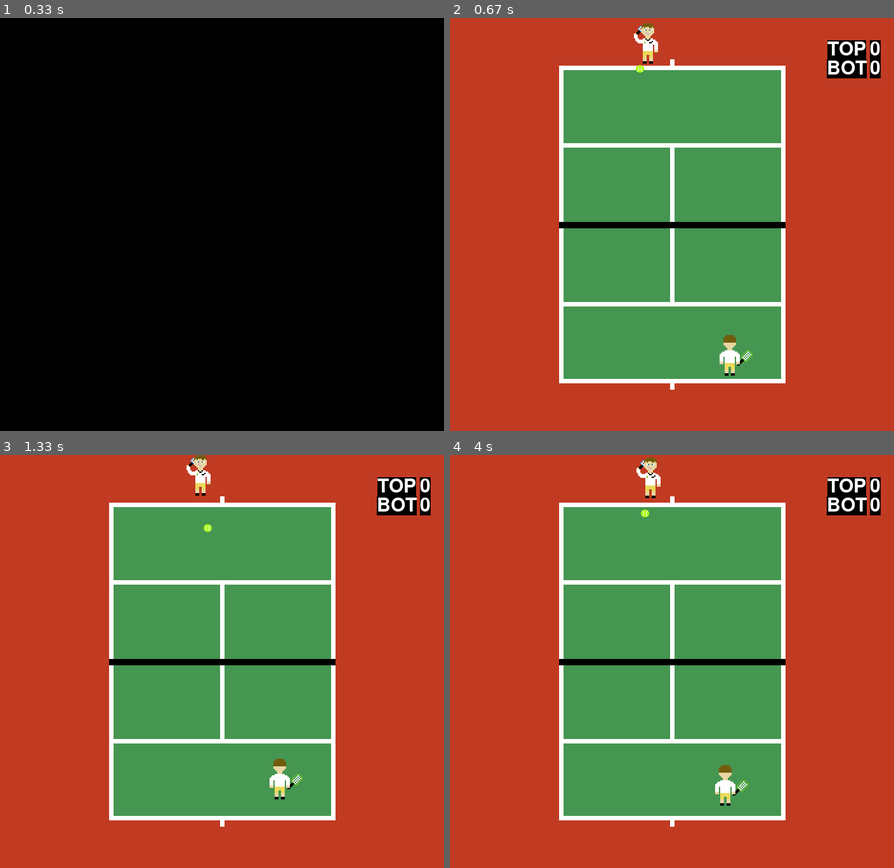
Above: before the commit, frames 1-4 (two rows, left to right).
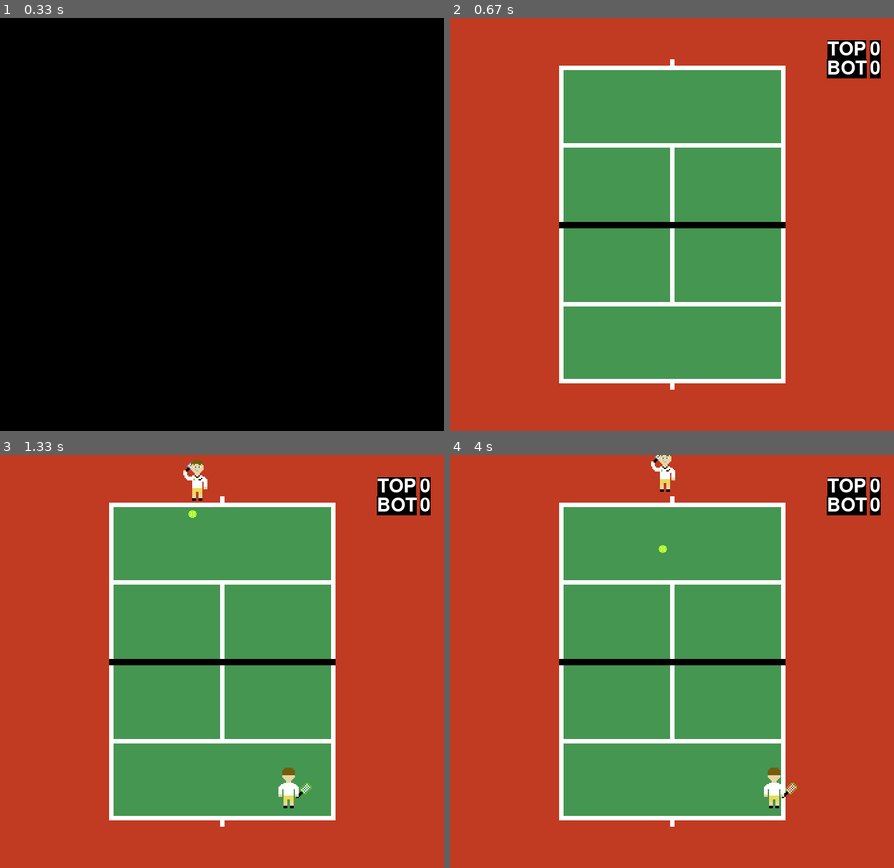
Above: after the commit, the same moments.

Repository: rafaelmcandeias/AASMA
Game: pygame game, started from Tennis_Game/tennis.py
Same seed, same stepped clock (60 frames per second), same inputs: the game is played once before the commit and once after it.
Inputs:
- Up to frame 1 (0.33 s): no input
- Up to frame 2 (0.67 s): tap Right Shift at 0.33 s
- Up to frame 3 (1.33 s): no input
- Up to frame 4 (4 s): tap Esc at 3.42 s

Frame 1 is identical in both runs. In frame 2, 0.6% of the frame differs, in the area x 41-69%, y 1-87%; in frame 3, 0.9%; in frame 4, 1.2%, in the area x 42-79%, y 0-86%.

Commit message:
points are correct

Diff:
--- a/Tennis_Game/Agents.txt
+++ b/Tennis_Game/Agents.txt
@@ -1,17 +1,18 @@
+# 0 < Energy <= 1
+# 4.75 < Force <
 # Name Speed Force Energy Mode
-# 0 < Energy <= 1
-Random_S_W_W 7 4 0.3 random
-Random_W_S_W 4 7 0.3 random
-Random_W_W_S 4 4 1 random
+Random_S_W_W 7 4.75 0.3 random
+#Random_W_S_W 4 7 0.3 random
+#Random_W_W_S 4 4.75 1 random
 #
-#Beginner_S_W_W 7 3 0.3 beginner
+Beginner_S_W_W 7 4.75 0.3 beginner
 #Beginner_W_S_W 4 7 0.3 beginner
-#Beginner_W_W_S 4 3 1 beginner
+#Beginner_W_W_S 4 4.75 1 beginner
 #
-#Expert_S_W_W 7 3 0.3 expert
+#Expert_S_W_W 7 4.75 0.3 expert
 #Expert_W_S_W 4 7 0.3 expert
-#Expert_W_W_S 4 3 1 expert
+#Expert_W_W_S 4 4.75 1 expert
 #
-#Pro_S_W_W 7 3 0.3 pro
+#Pro_S_W_W 7 4.75 0.3 pro
 #Pro_W_S_W 4 7 0.3 pro
-#Pro_W_W_S 4 3 1 pro
+#Pro_W_W_S 4 4.75 1 pro
--- a/Tennis_Game/env.py
+++ b/Tennis_Game/env.py
@@ -92,8 +92,7 @@
             action = get_movement()[np.random.choice(tuple(get_movement().keys()))]
             bottom_player.update(action)
             print("Bot action", action)
-            # None or POINT or NET
-            return ball.update_position()
+            return None
 
     # Walks to ball x
     if mode == "beginner":
@@ -114,16 +113,16 @@
                     action = 'Stay'
                 print("Bot action", action)
                 bottom_player.update(action)
-                # None or POINT or NET
-                return ball.update_position()
+                # None
+                return None
 
         # Not its turn to hit the ball
         else:
             action = 'Stay'
             print("Bot action", action)
             bottom_player.update(action)
-            # None or POINT or NET
-            return ball.update_position()
+            # None
+            return None
 
     # knows how to play, goes to the ball and knows where he should hit it
     if mode == "expert":
@@ -152,20 +151,19 @@
                     action = 'Stay'
                 print("Bot action", action)
                 bottom_player.update(action)
-                # None or NET or POINT
-                return ball.update_position()
+                return None
 
         # Top's turn to play
         else:
             action = 'Stay'
             # Does nothing
             bottom_player.update(action)
-            # None or NET or POINT
-            return ball.update_position()
+            # None
+            return None
 
 
 # Function to compute top side step
-def step_tp(player_to_strike, bottom_player, top_player, ball, mode, update_ball_flag):
+def step_tp(player_to_strike, bottom_player, top_player, ball, mode):
 
     # Random mode
     if mode == "random":
@@ -179,9 +177,6 @@
             action = get_movement()[np.random.choice(tuple(get_movement().keys()))]
             top_player.update(action)
             print("Top action", action)
-            # None or POINT or NET
-            if update_ball_flag:
-                return ball.update_position()
             return None
 
     # Walks to ball x
@@ -204,11 +199,6 @@
                     action = 'Stay'
                 print("Top action", action)
                 top_player.update(action)
-
-                # Update ball position only if it was already by step bot
-                if update_ball_flag:
-                    # None or POINT or NET
-                    return ball.update_position()
                 return None
 
         # Not its turn to hit the ball
@@ -216,11 +206,6 @@
             action = 'Stay'
             print("Top action", action)
             top_player.update(action)
-
-            # Update ball position only if it was already by step bot
-            if update_ball_flag:
-                # None or POINT or NET
-                return ball.update_position()
             return None
 
     # knows how to play, goes to the ball and knows where he should hit it
@@ -252,10 +237,6 @@
                     action = 'Stay'
                 print("Top action", action)
                 top_player.update(action)
-                # Bottom step did not update the flag
-                if update_ball_flag:
-                    # None or NET or POINT
-                    return ball.update_position()
                 return None
 
         # Top's turn to play
@@ -263,8 +244,4 @@
             action = 'Stay'
             # Does nothing
             top_player.update(action)
-            # Bottom step did not update the flag
-            if update_ball_flag:
-                # None or NET or POINT
-                return ball.update_position()
-            return None
+            return None
--- a/Tennis_Game/lib.py
+++ b/Tennis_Game/lib.py
@@ -23,7 +23,7 @@
 BOT_WON = 1
 TOP_WON = 2
 HIT = 3
-NET = 4
+FAULT = 4
 POINT = 5
 MAX_POINTS = 15
 
@@ -135,25 +135,24 @@
 
 # Function to compute step for each agent
 def steps(player_to_strike, bottom_player, top_player, tennisBall):
-    hit_top, update_ball_flag = None, True
-    # Compute bot agent step
+
+    # Compute bot agent step. HIT or None
     hit_bot = step_bp(player_to_strike, bottom_player, top_player, tennisBall, bottom_player.mode)
-    # Bottom player did not strike, no NET nor POINT. Ball cannot be updated again
-    if hit_bot == None:
-        update_ball_flag = False
     # Compute top agent step
-    hit_top = step_tp(player_to_strike, bottom_player, top_player, tennisBall, top_player.mode, update_ball_flag)
+    hit_top = step_tp(player_to_strike, bottom_player, top_player, tennisBall, top_player.mode)
+    # Update ball position
+    event = tennisBall.update_position()
 
     # Has any agent stroke the ball
     if hit_bot == HIT or hit_top == HIT:
         return HIT
 
     # Did the ball not pass the net
-    if hit_bot == NET or hit_top == NET:
-        return NET
+    if event == FAULT:
+        return FAULT
 
     # Did anyone score a point
-    if hit_bot == POINT or hit_top == POINT:
+    if event == POINT:
         return POINT
 
     # Nothing interesting happened
@@ -268,7 +267,7 @@
                     carryOn = False
 
         print("-----------------------------------")
-        sleep(0.1)
+        sleep(0.3)
 
     return top_player_score, bottom_player_score
 
--- a/Tennis_Game/sprites.py
+++ b/Tennis_Game/sprites.py
@@ -27,7 +27,7 @@
 BOT_WON = 1
 TOP_WON = 2
 HIT = 3
-NET = 4
+FAULT = 4
 POINT = 5
 
 # Vars to divide stamina status
@@ -286,40 +286,48 @@
 
     # Method to update the ball position
     def update_position(self):
-        print("Update")
-        # Updates the ball position
-        posx, posy = 0, 0
+        desloc_x, desloc_y = 0, 0
 
         # Movement requires update only if it is not stopped
         if self.speedx != 0:
             self.speedx *= AIR_RESISTANCE
-            posx += self.speedx * TIME
-
-        # Updates posy ball
+            desloc_x += self.speedx * TIME
+
+        # Updates desloc_y ball
         if self.speedy != 0:
             self.speedy *= AIR_RESISTANCE
-            posy += self.speedy * TIME
+            desloc_y += self.speedy * TIME
 
         # Updates posz ball
         # Gravity is always reducing z
-        print(self.rect.x, self.rect.y, self.z)
         if self.z > 0:
             self.speedz -= (GRAVITY/2) * (TIME**2)
             self.z += self.speedz * TIME
             if self.z < 0:
                 self.z = 0
 
+        print(desloc_x, desloc_y, self.z)
         # z <= 0 -> Bounce on the ground
-        elif self.ground == 0:
+        if self.z <= 0 and self.ground == 0:
             # Ball touched out of bounds x
             if (LEFT_FIELD <= self.rect.x <= LIMIT_LEFT_NET) or (LIMIT_RIGHT_NET <= self.rect.x <= LIMIT_RIGHT):
                 print("OFB")
-                return NET
+                return FAULT
 
             # Ball touched out of bounds y
             if self.rect.y < LIMIT_TOP_FIELD or self.rect.y > LIMIT_BOT_FIELD:
                 print("OFB")
-                return NET
+                return FAULT
+
+            # Ball touched player's side first
+            # Top player hitted the ball
+            if self.speedy > 0 and self.rect.y < LIMIT_TOP_NET:
+                print("NEEDS TO TOUCH TOP SIDE")
+                return FAULT
+            # Bot player hitted the ball
+            if self.speedy < 0 and self.rect.y > LIMIT_BOTTOM_NET:
+                print("NEEDS TO TOUCH BOTTOM SIDE")
+                return FAULT
 
             # Calculate rebounce
             print("First Bounce")
@@ -332,7 +340,7 @@
             self.compute_shadow()
 
         # z <= 0 and Second bounce -> Point
-        elif self.ground == 1:
+        elif self.z <= 0 and self.ground == 1:
             print("Second Bounce")
             self.speedx, self.speedy, self.speedz = 0, 0, 0
             self.ground = 2
@@ -340,12 +348,12 @@
 
         # Updates rect only if it is moving
         if self.speedx != 0 or self.speedy != 0:
-            self.rect = self.rect.move(posx, posy)
+            self.rect = self.rect.move(desloc_x, desloc_y)
 
         # Ball could not pass the net
         if (LIMIT_LEFT_NET <= self.rect.x <= LIMIT_RIGHT_NET) and (LIMIT_TOP_NET <= self.rect.y <= LIMIT_BOTTOM_NET) and self.z <= NET_HEIGHT:
             print("NET")
-            return NET
+            return FAULT
 
         return None
 
@@ -357,7 +365,6 @@
 
     # Method to make a service
     def serve(self, server):
-        print("Serve")
         self.z = HIT_HEIGHT
         if isinstance(server, Top_player):
             self.speedx = rnd.uniform(1.5, 1.6)
@@ -373,14 +380,19 @@
             self.speedy = -self.speedy
         self.speedz = abs(force) - abs(self.speedx) - abs(self.speedy)
 
+        print("Serve speed", self.speedx, self.speedy, self.speedz)
+
         self.compute_shadow()
+        # Updates ball position, given it's speed
         self.update_position()
+
+        self.ground = 0
 
 
     # Method to see if there was a point score
     def scored_point(self, player_to_strike, hit):
         # Ball on net => Point for the one to strike
-        if hit == NET:
+        if hit == FAULT:
             if isinstance(player_to_strike, Top_player):
                 return TOP_WON
             return BOT_WON
@@ -438,7 +450,7 @@
 
         # renders shadow where ball will fall
         self.compute_shadow()
-        # Updates ball position, given it's speed
-        self.update_position()
+
+        self.ground = 0
 
         return HIT
--- a/Tennis_Game/tennis.py
+++ b/Tennis_Game/tennis.py
@@ -14,10 +14,13 @@
     agents = read_file()
     # Create scores dict
     scores = {k:0 for k in agents.keys()}
+
     # All agents against each other
     print("\n\n===========================")
     print("        GAME STARTED       ")
     print("===========================\n")
+
+    # Takes n! games
     for top_name in set(agents.keys()):
         for bot_name in set(agents.keys()):
             # An agent can not play against itself
